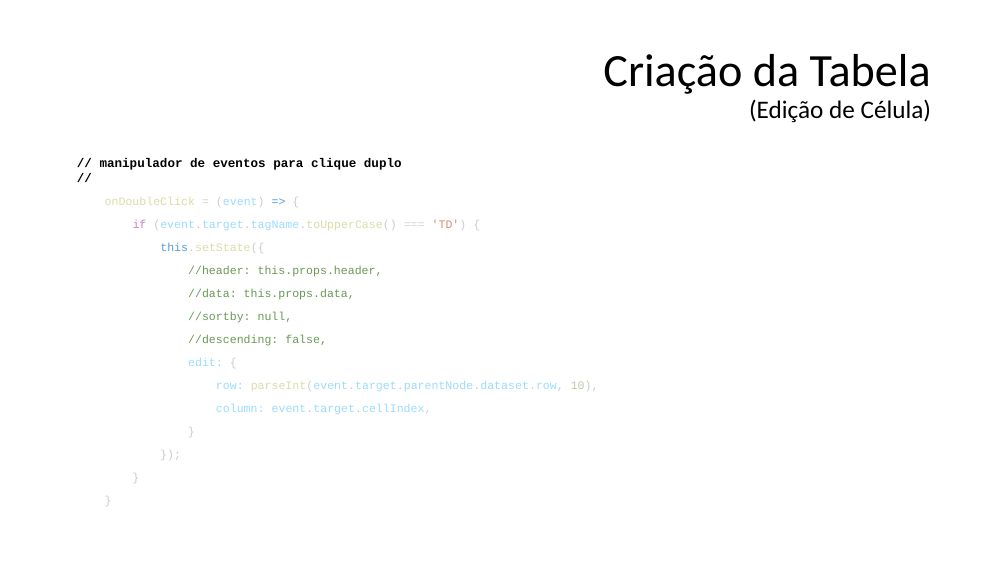
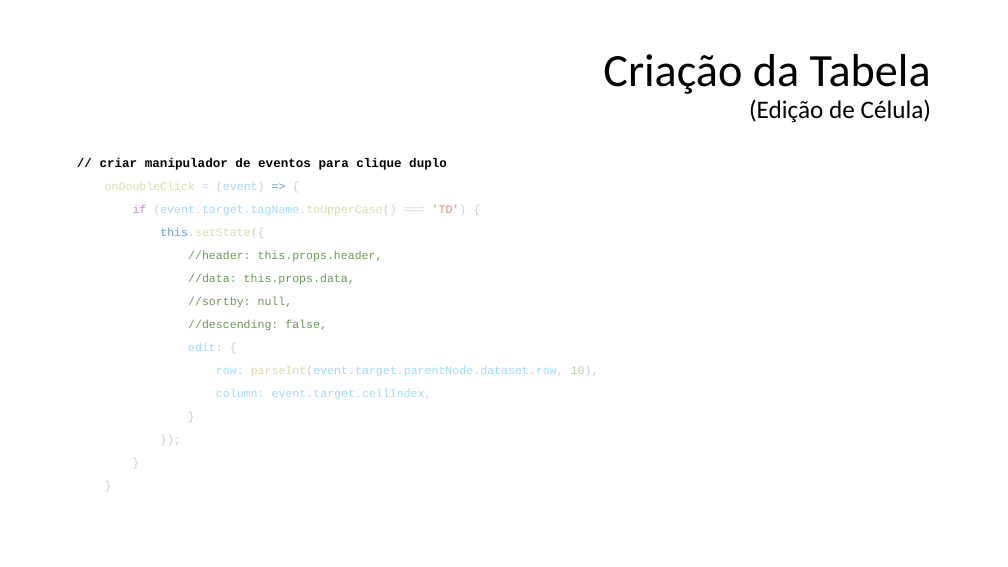
Before and after one commit to tadeumaffeis/ProgramacaoMultiplataforma, a slide deck: slide 26 of Aulas/04 - Criação de Tabela com Controles/04 - Tabela com Controles.pptx. Drawn at 1008x567 pixels with LibreOffice and Linux fonts; fonts in the diff are those of the drawing. Boxes give left, top, right and bottom in pixels: in the first picture for what was removed or moved away, otherwise in the second. Text is boxed around its words. In the diff, an @@ line names an element or a change of style, - is before the commit and + after.

```diff
--- a/Aulas/04 - Criação de Tabela com Controles/04 - Tabela com Controles.pptx
+++ b/Aulas/04 - Criação de Tabela com Controles/04 - Tabela com Controles.pptx
@@ text at bbox=[100, 158, 447, 170]: text changed @@
-// manipulador de eventos para clique duplo
-//
+// criar manipulador de eventos para clique duplo
```
Also in this commit, not shown: 1 other slide changed, 1 slide added.
